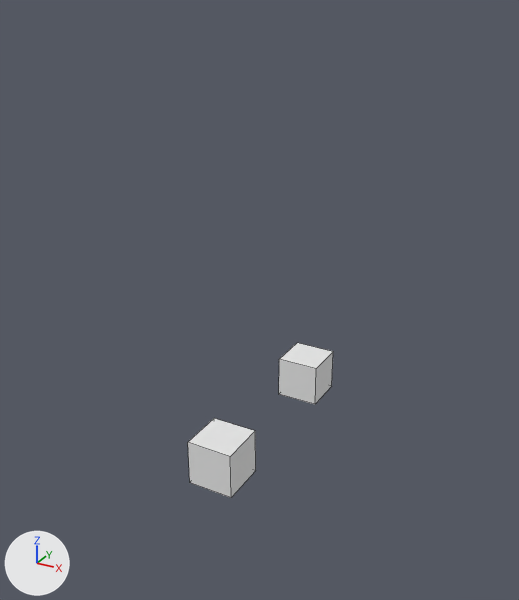
Renders of the Blender file Guillaume/castle.blend from each side of a commit.
Before and after are seen from a camera (50 mm lens) standing at (13.2, -20.8, 17.8) and looking at (-1.6, 6.1, 4.4). Every picture has the same lights, and +X, +Y and +Z are marked at lower left. Mesh edges are drawn as thin lines.
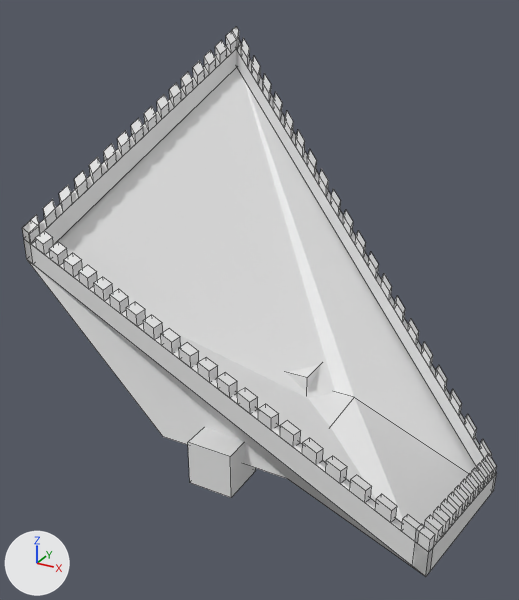
The change, as a list of edits to the scene's bpy script:
```text
Add me_wallgeneratormesh:
    me_wallgeneratormesh.from_pydata(...)  # 584 vertices, 516 faces, 12 loose edges; spans x -11.1..9.6, y -2.9..17.4, z -4.3..15.6
Change ob_cube_001:
    ob_cube_001.location: (0.0, 8.0, 0.0) -> (0.0, 7.0, 0.0)
Add ob_wallgenerator:
    ob_wallgenerator = bpy.data.objects.new('WallGenerator', me_wallgeneratormesh)
    ob_wallgenerator.location = (0.0, 0.0, 0.0)
```

Where the change shows, as pixel boxes [x1, y1, x2, y2] in the pictures (519 x 600 px):
'WallGenerator', added: after [22, 27, 497, 576]
'Cube.001', moved: before [279, 343, 333, 404]; after [286, 365, 320, 392]
